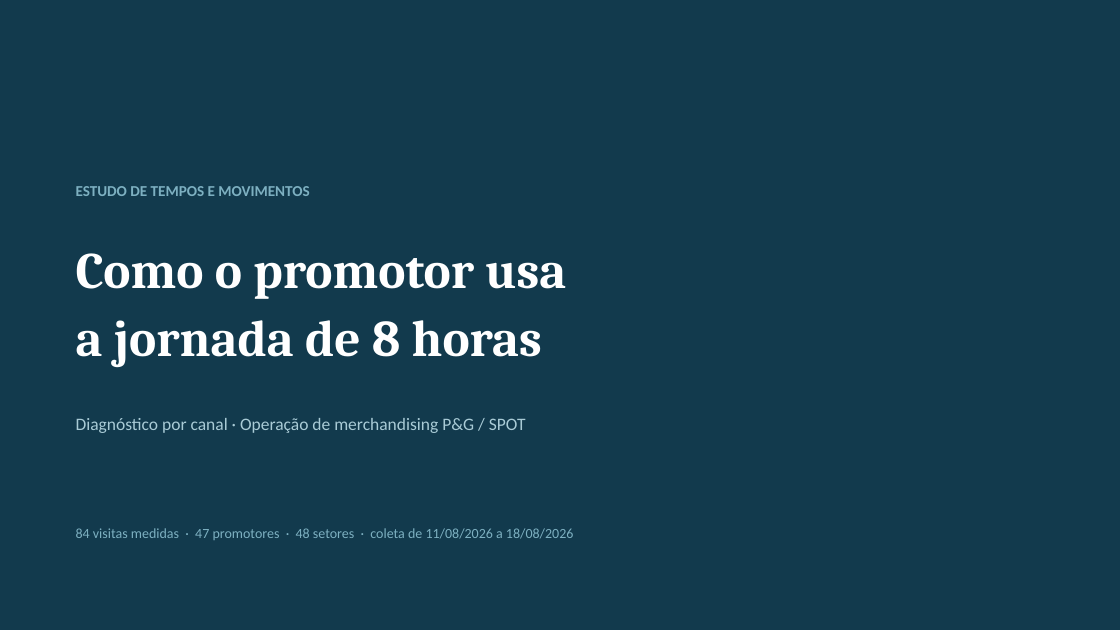
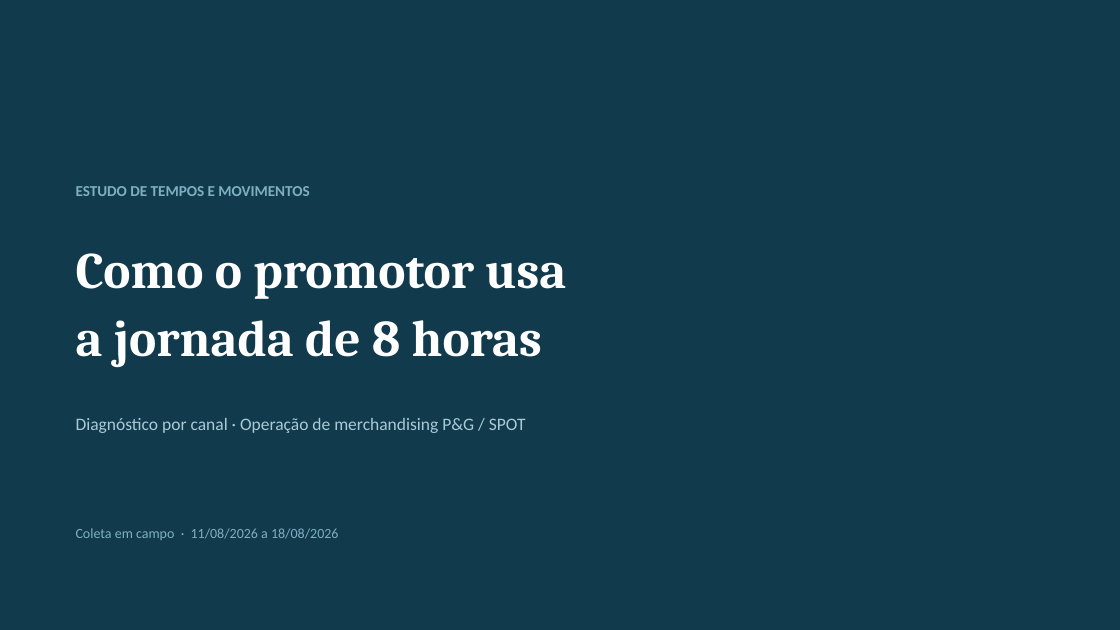
Before and after one commit to SPOTPROMO-PG/Tempos-e-Movimentos, a slide deck: slide 1 of analise/entregaveis/Tempos e Movimentos - Apresentacao.pptx. Drawn at 1120x630 pixels with LibreOffice and Linux fonts; fonts in the diff are those of the drawing. Boxes give left, top, right and bottom in pixels: in the first picture for what was removed or moved away, otherwise in the second. Text is boxed around its words. In the diff, an @@ line names an element or a change of style, - is before the commit and + after.

```diff
--- a/analise/entregaveis/Tempos e Movimentos - Apresentacao.pptx
+++ b/analise/entregaveis/Tempos e Movimentos - Apresentacao.pptx
@@ text at [76, 528, 338, 540]: text changed @@
-84 visitas medidas · 47 promotores · 48 setores · coleta de 11/08/2026 a 18/08/2026
+Coleta em campo · 11/08/2026 a 18/08/2026
```
Also in this commit, not shown: 7 other slides changed, 1 slide added, 2 slides removed, 5 other files.
